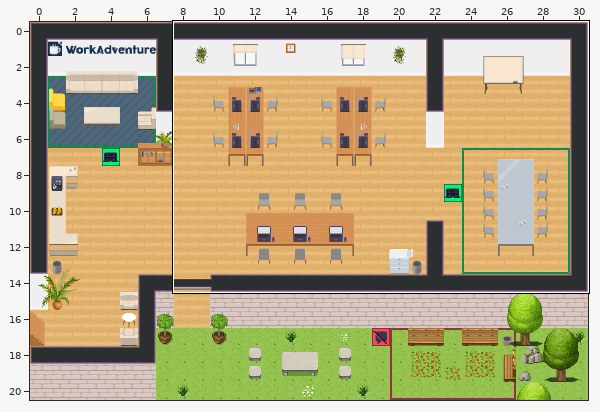
Tiled map (JSON), stored at office.tmj. The picture above shows the old version from afar; the outline marks the close-up.
Close-up. First the earlier version:
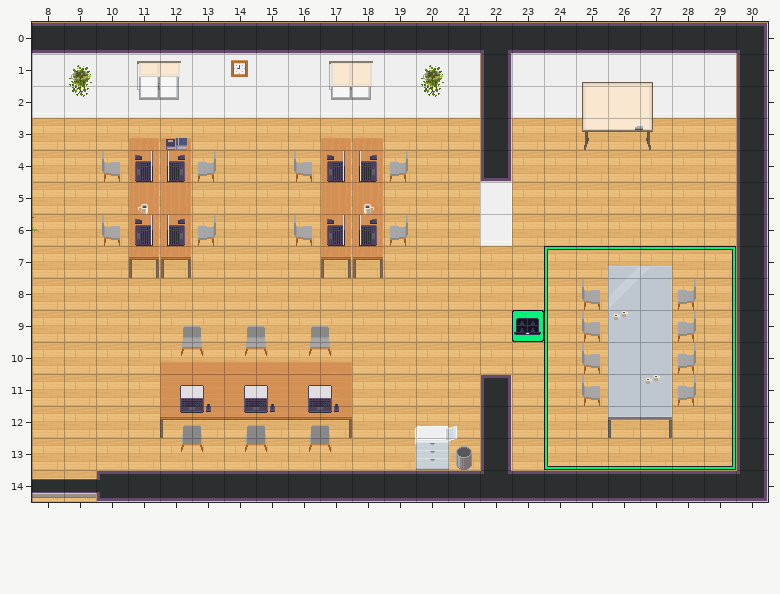
Cells are 32x32 px. Shown: x 8..30, y 0..14.
The result:
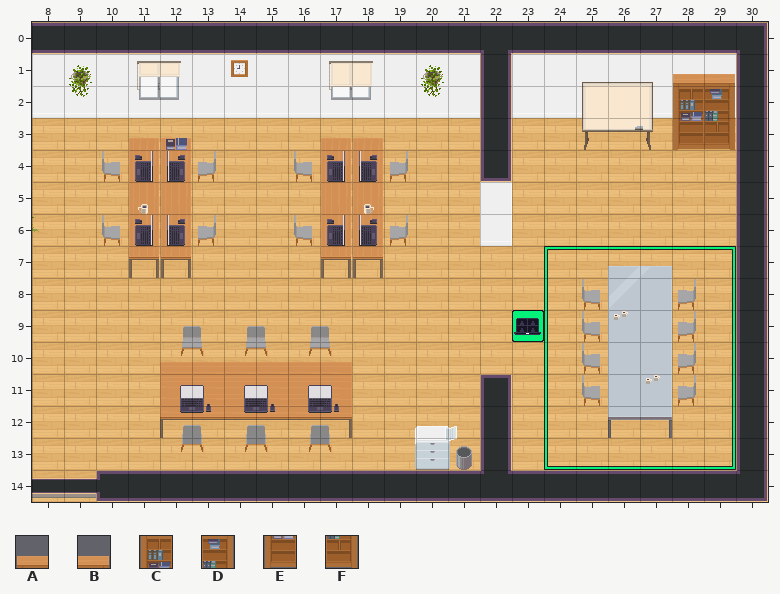
Key: from "Chunk 1": A 49, B 50, C 51, D 52, E 53, F 54.
_ is an empty cell.
From old to new:
Layer "furniture/furniture1":
y 1: x 28..29 __ -> AB
y 2: x 28..29 __ -> CD
y 3: x 28..29 __ -> EF
Pixel boxes of the changes (left, top, right, bottom) in both close-ups:
added: (673, 74, 735, 150)
